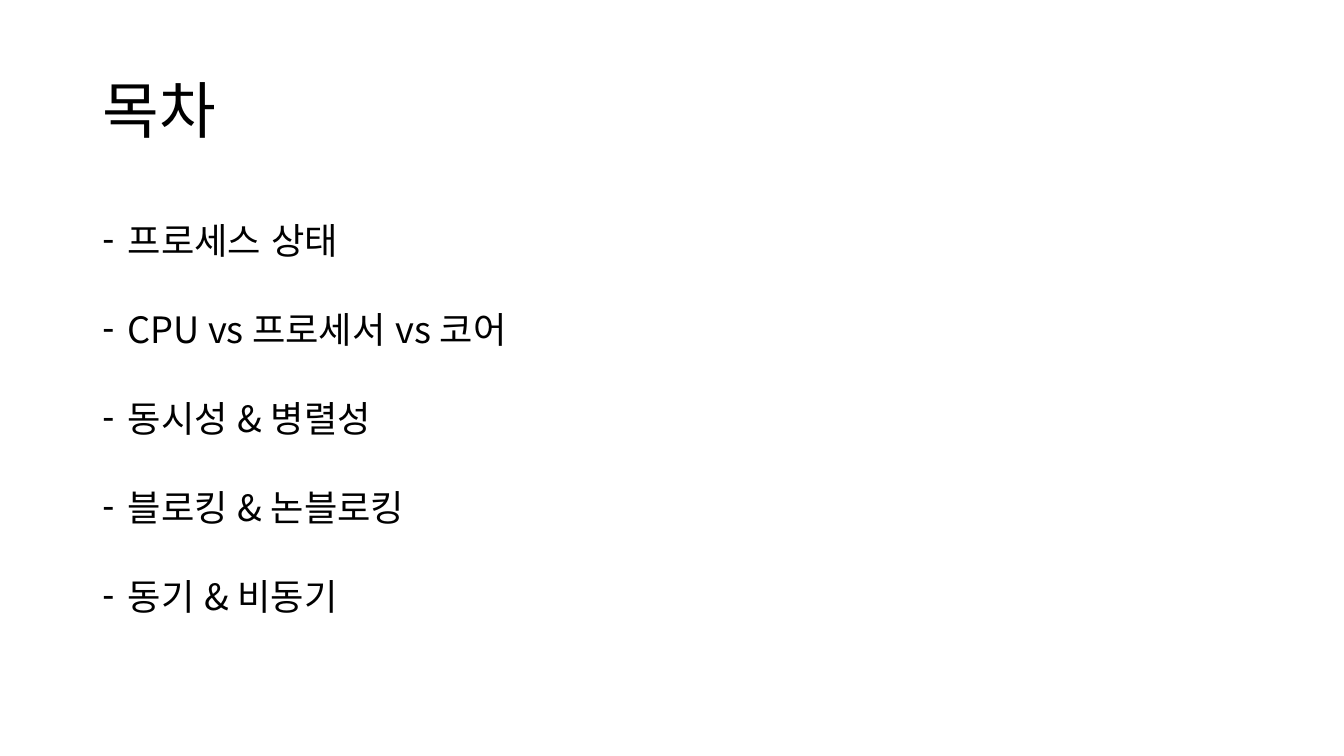
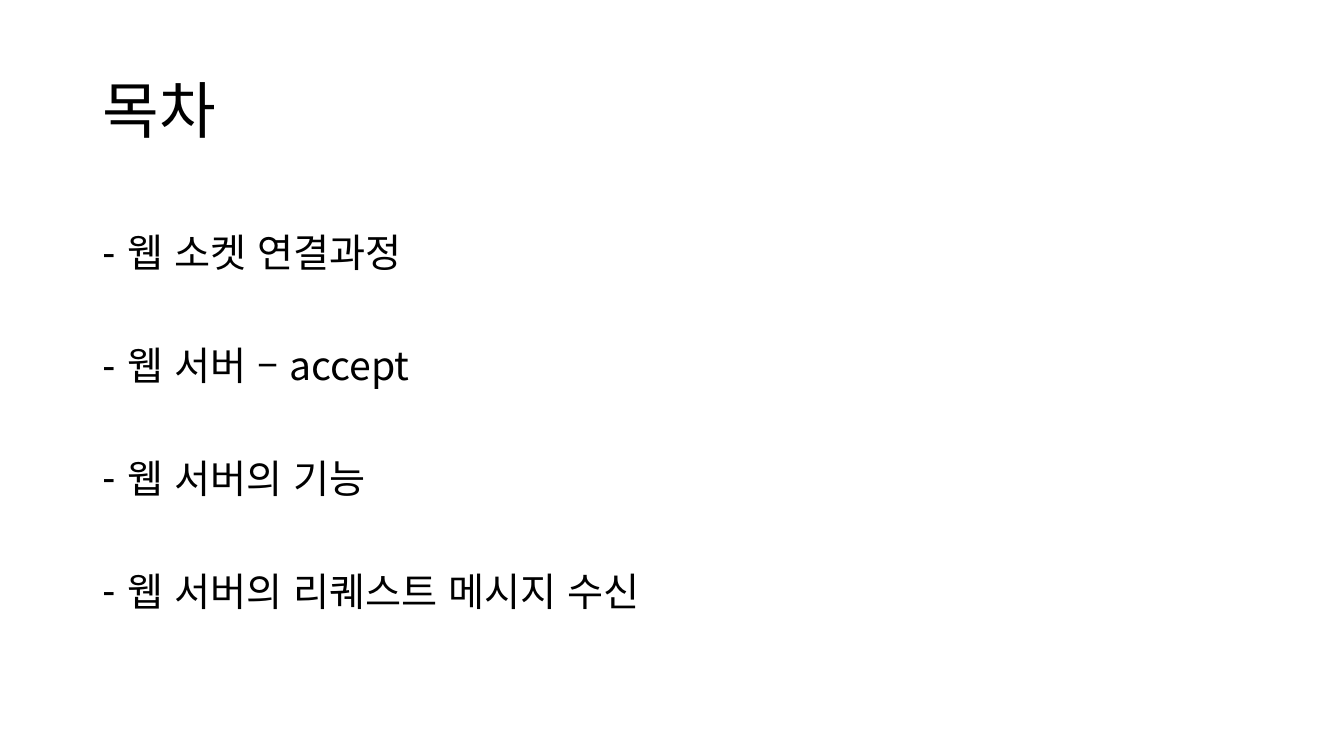
Before and after one commit to cs-study-org/cs-study, a slide deck: slide 2 of 16/beom/WebServer.pptx. Drawn at 1344x756 pixels with LibreOffice and Linux fonts; fonts in the diff are those of the drawing. Boxes give left, top, right and bottom in pixels: in the first picture for what was removed or moved away, otherwise in the second. Text is boxed around its words. In the diff, an @@ line names an element or a change of style, - is before the commit and + after.

```diff
--- a/16/beom/WebServer.pptx
+++ b/16/beom/WebServer.pptx
@@ text at bbox=[128, 234, 640, 609]: text changed; size 25.9 to 28 pt @@
-– 프로세스 상태
-– CPU vs 프로세서 vs 코어
-– 동시성 & 병렬성
-– 블로킹 & 논블로킹
-– 동기 & 비동기
+– 웹 소켓 연결과정
+– 웹 서버 – accept
+– 웹 서버의 기능
+– 웹 서버의 리퀘스트 메시지 수신
```
Also in this commit, not shown: 1 other slide changed, 8 slides added, 9 slides removed.
